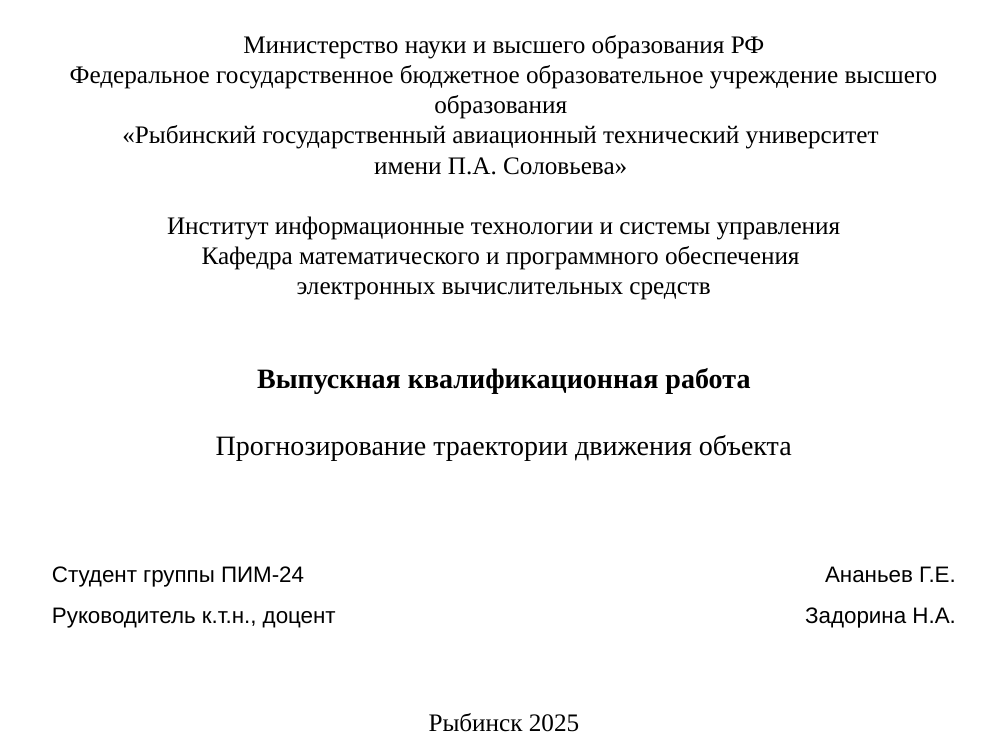
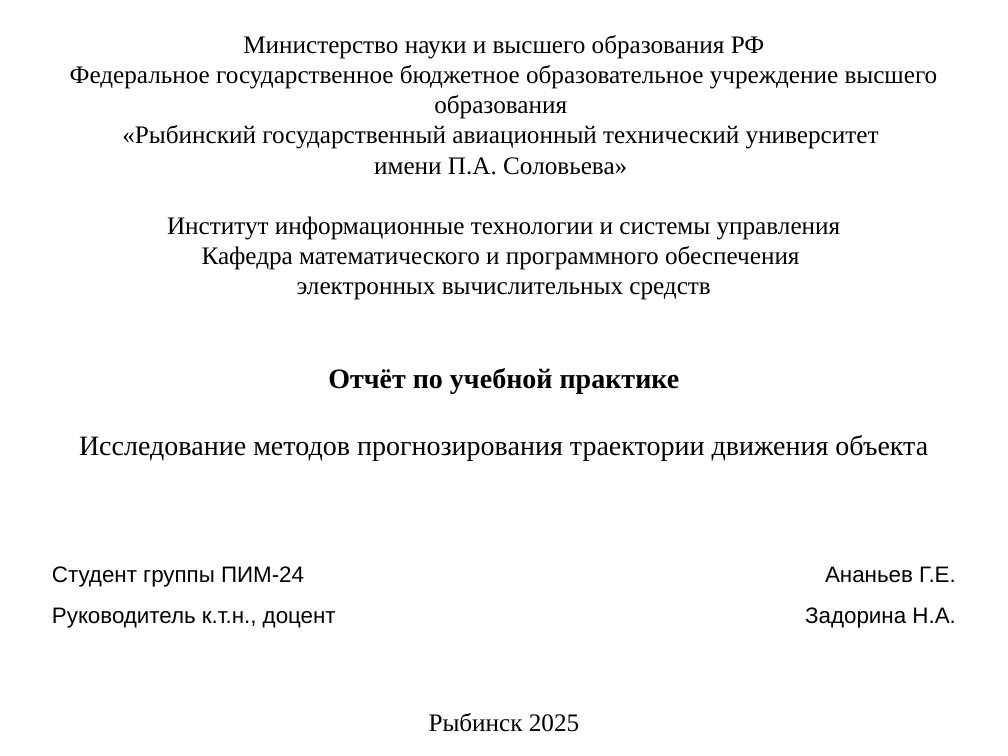
Before and after one commit to xypeXs/magistrLabs, a slide deck: slide 1 of Practice/PIM24_Ananyev.pptx. Drawn at 1008x756 pixels with LibreOffice and Linux fonts; fonts in the diff are those of the drawing. Boxes give left, top, right and bottom in pixels: in the first picture for what was removed or moved away, otherwise in the second. Text is boxed around its words. In the diff, an @@ line names an element or a change of style, - is before the commit and + after.

```diff
--- a/Practice/PIM24_Ananyev.pptx
+++ b/Practice/PIM24_Ananyev.pptx
@@ text at (79,368,928,461): text changed @@
-Выпускная квалификационная работа
-Прогнозирование траектории движения объекта
+Отчёт по учебной практике
+Исследование методов прогнозирования траектории движения объекта
```
Also in this commit, not shown: 1 slide added, 1 slide removed, 1 other file.
